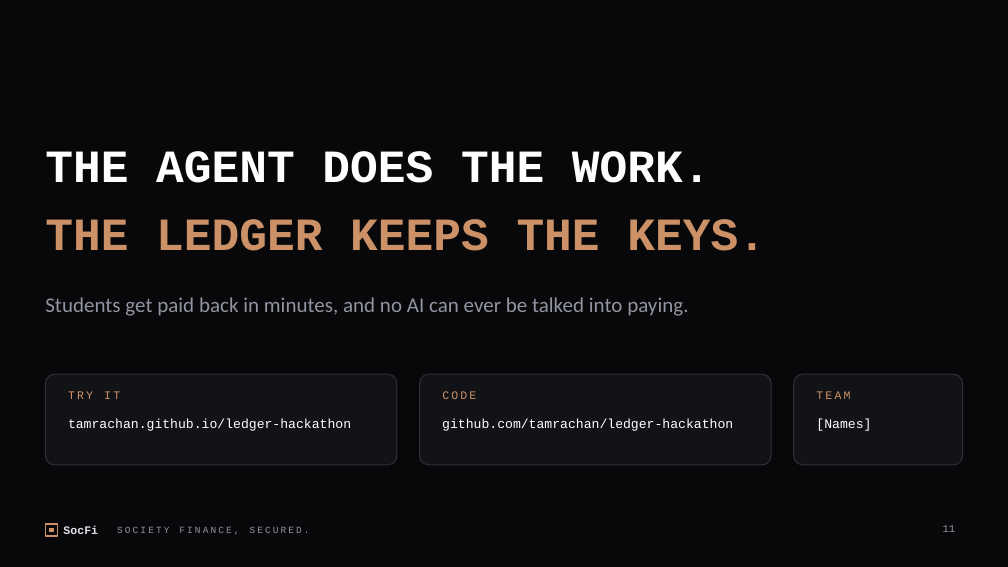
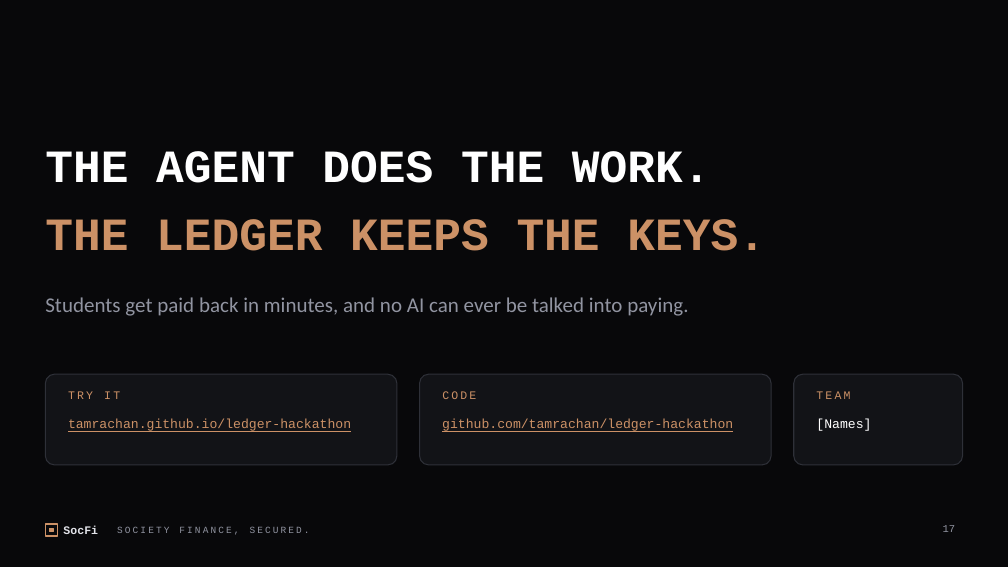
Before and after one commit to tamrachan/soc-fi, a slide deck: slide 17 of pitch/SocFi-pitch.pptx (slide 11 before the commit). Drawn at 1008x567 pixels with LibreOffice and Linux fonts; fonts in the diff are those of the drawing. Boxes give left, top, right and bottom in pixels: in the first picture for what was removed or moved away, otherwise in the second. Text is boxed around its words. In the diff, an @@ line names an element or a change of style, - is before the commit and + after.

```diff
--- a/pitch/SocFi-pitch.pptx
+++ b/pitch/SocFi-pitch.pptx
@@ text "tamrachan.github.io/ledger-hackathon" at (x1=68, y1=419, x2=351, y2=432): text colour #FFFFFF to #CC9166, underline on @@
@@ text "github.com/tamrachan/ledger-hackathon" at (x1=442, y1=419, x2=733, y2=432): text colour #FFFFFF to #CC9166, underline on @@
@@ page number at (x1=943, y1=525, x2=956, y2=532): text changed @@
-11
+17
```
Also in this commit, not shown: 3 other slides changed, 6 slides added, 2 other files.
